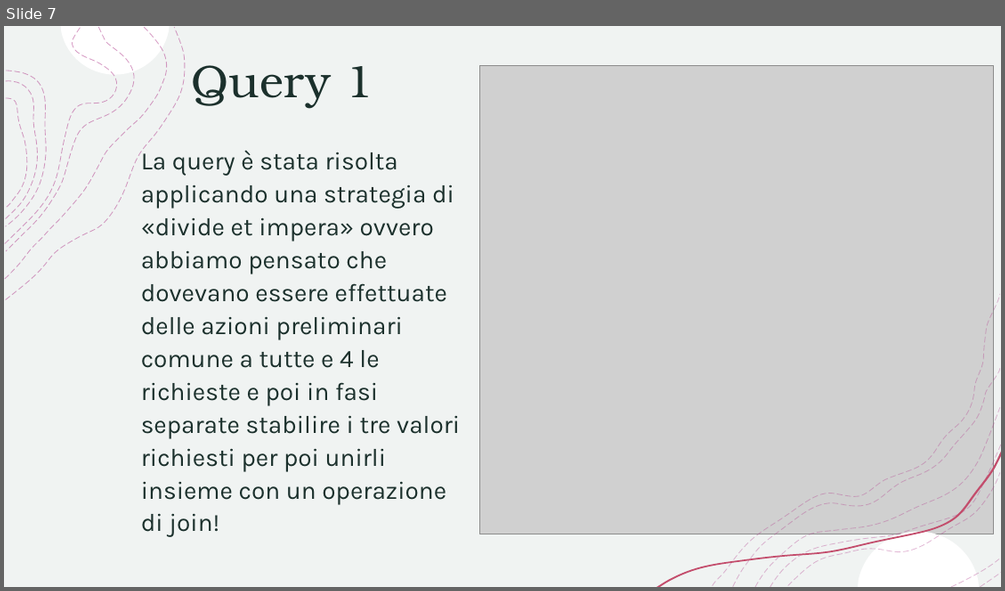
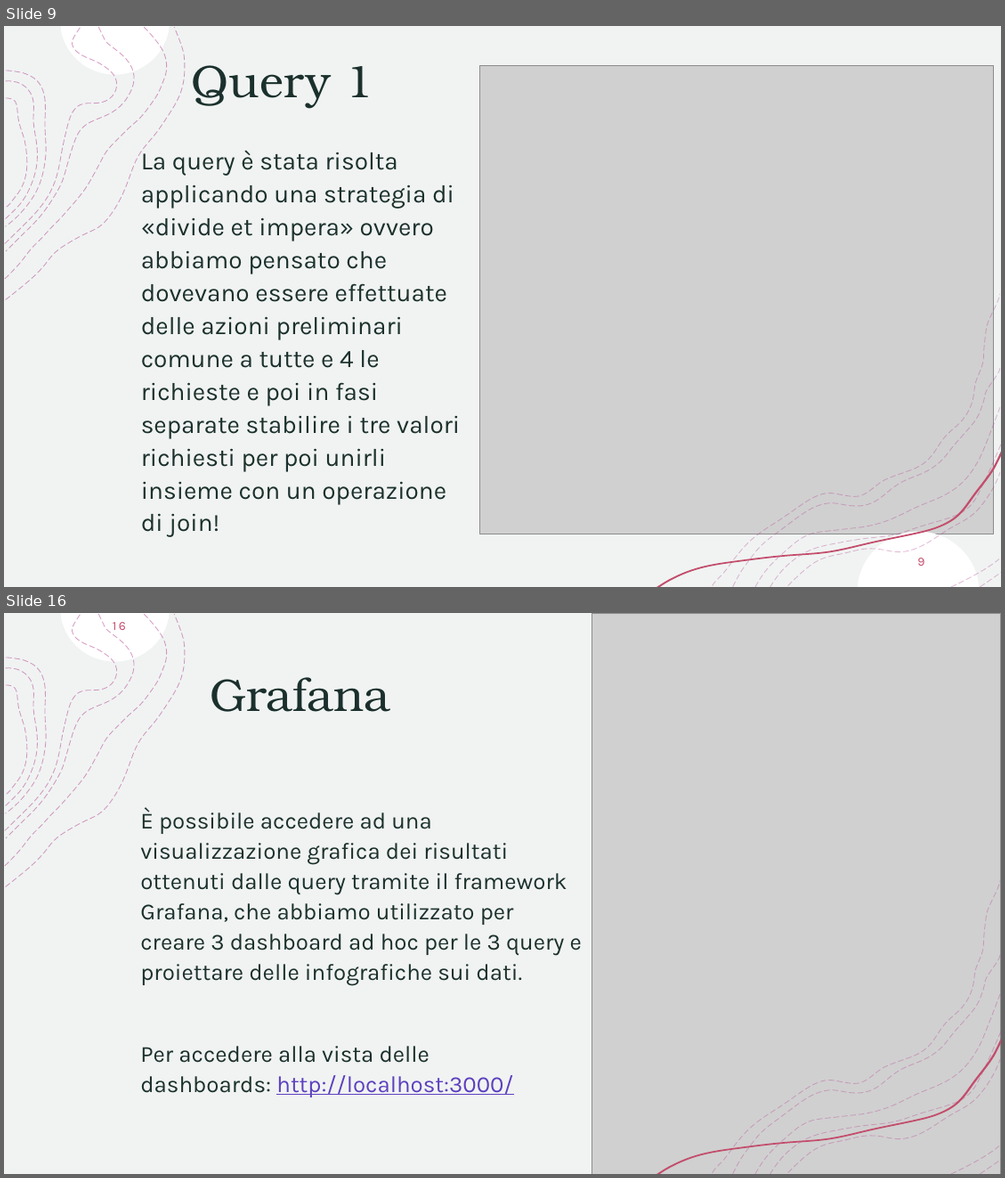
Before and after one commit to kobero98/SABD_Progetto1, a slide deck: PresentazioneSABD1.pptx. Shown one above the other, each under a label of ours: slide 7 before the commit, slides 9 and 16 after it; the slides between them are not shown. The pictures are 1005x591 and 1005x1178 pixels, drawn with LibreOffice and Linux fonts; fonts in the diff are those of the drawing; grey boxes stand for pictures. Boxes give left, top, right and bottom in pixels: in the first picture for what was removed or moved away, otherwise in the second. Text is boxed around its words. In the diff, an @@ line names an element or a change of style, - is before the commit and + after.

```diff
--- a/PresentazioneSABD1.pptx
+++ b/PresentazioneSABD1.pptx
@@ slide 16 added at <box>4,613,1001,1174</box>, background #FFFFFF; not listed: 10 template elements that a slide beside it also shows @@
@@ rectangle added at <box>4,613,1001,1174</box>, fill #FFFFFF, outline #F2F2F2 1 pt @@
@@ rectangle added at <box>4,613,1001,1174</box>, fill #F0F3F2 @@
@@ page number added at <box>113,622,126,630</box>, 12 pt, text #C34D6C @@
+16
@@ picture added at <box>591,613,1001,1174</box> @@
@@ group added at <box>5,613,185,887</box>: 8 freeform shapes @@
@@ title added at <box>210,677,389,712</box>, 44 pt, text #1B302C @@
+Grafana
@@ text added at <box>140,807,582,1097</box>, 22.2 pt, text #1B302C @@
+È possibile accedere ad una visualizzazione grafica dei risultati ottenuti dalle query tramite il framework Grafana, che abbiamo utilizzato per creare 3 dashboard ad hoc per le 3 query e proiettare delle infografiche sui dati.
+Per accedere alla vista delle dashboards: http://localhost:3000/
@@ group added at <box>657,881,1001,1174</box>: 8 freeform shapes @@
@@ what was slide 7 is now slide 9 @@
@@ slide 9 changed as well @@
@@ page number added at <box>917,557,924,565</box>, 12 pt, text #C34D6C @@
+9
```
Also in this commit, not shown: 8 other slides changed, 6 other slides added, 2 slides removed.
